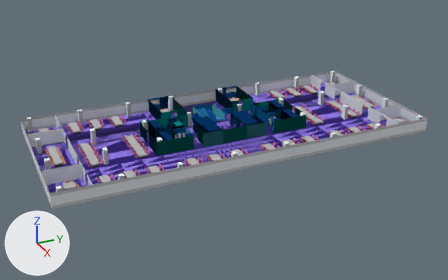
A saved change to the Blender file models/tablas2-P2Joint.blend.
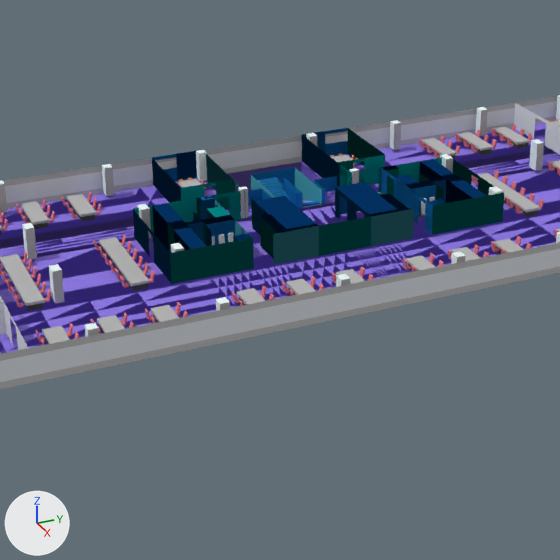
Each version appears first whole from a 50 mm lens placed at (8.62, -3.87, 4.11), pointed at (-0.03, 0.03, -0.22), and next in a close-up on the part from 18% to 74% of the width and 10% to 100% of the height. The lights are fixed; the arrows at lower left show +X, +Y and +Z.

The first close-up shows 'Planta2'.
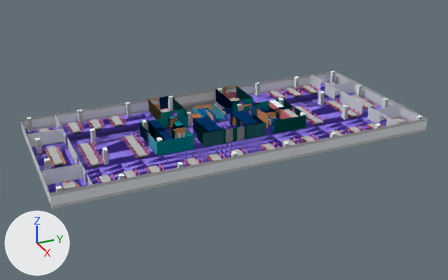
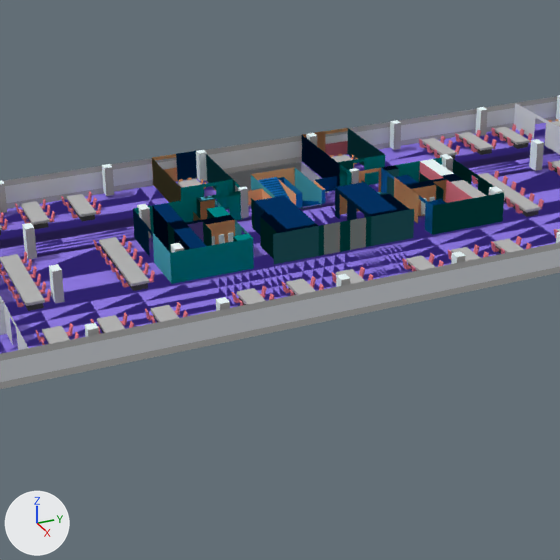
Where the change shows, as pixel boxes [x1, y1, x2, y2] in the close-ups (560 x 560 px):
part 1 of me_cube_069, cut back: before [419, 159, 487, 203]; after [420, 159, 487, 198]
part 2 of me_cube_069, cut back: before [204, 179, 246, 220]; after [229, 191, 244, 220]
part 3 of me_cube_069, deleted: before [153, 232, 254, 284]
part 4 of me_cube_069, recoloured: [324, 217, 366, 255] in both
part 5 of me_cube_069, recoloured: [351, 168, 381, 192] in both
part 6 of me_cube_069, recoloured: after [419, 162, 472, 203]
part 7 of me_cube_069, recoloured: [347, 128, 399, 197] in both
part 8 of me_cube_069, recoloured (cyan): after [153, 232, 248, 283]
part 9 of me_cube_069, recoloured: [187, 222, 204, 242] in both
part 10 of me_cube_069, recoloured: [152, 128, 446, 245] in both
part 11 of me_cube_069, recoloured: [325, 141, 348, 156] in both
part 12 of me_cube_069, recoloured: [278, 135, 340, 204] in both
part 13 of me_cube_069, recoloured: [259, 177, 291, 201] in both
part 14 of me_cube_069, recoloured: [197, 196, 214, 202] in both
part 15 of me_cube_069, recoloured: [411, 185, 436, 216] in both
part 16 of me_cube_069, recoloured: [260, 178, 290, 200] in both

Diff of the bpy script that builds the scene:
```diff
--- a/models/tablas2-P2Joint.blend.py
+++ b/models/tablas2-P2Joint.blend.py
@@ me_cube_069 @@
 # used by ob_planta2; location = (0.118, 0.006, 0.026); scale = (0.042, 0.042, 0.162)
 # verts and faces of me_cube_069; kept vertices keep their numbers, new ones are numbered from 6679
-me_cube_069.from_pydata(...)  # 6679 vertices, 5369 faces; spans x -35.2..29.6, y -72.5..73.2, z -5.1..1.1
+me_cube_069.from_pydata(...)  # 6660 vertices, 5328 faces; spans x -35.2..29.6, y -72.5..73.2, z -5.1..1.1
+# me_cube_069 part 1
+delete_vertices([5799, 5802, 5809, 5810])  # with the faces that use them
+faces += [(5468, 5855, 5860, 5861)]  # mat_grey_001 (grey #b5b5b5)
+faces += [(5466, 5862, 5858, 5853)]  # mat_aquawhite (white #eaf9fa)
+# me_cube_069 part 2
+# 16 vertices are removed from x -17.7..-11.6, y -13.8..-10.5, z -0.4..1.1
+# 27 faces are deleted
+# 5 vertices are added at (-12.0, -10.8, 0.9), (-12.0, -10.8, 1.1), (-12.0, -10.8, -0.4), (-12.4, -10.6, 1.1), (-12.4, -10.6, -0.4)
+# 2 new faces join them, mat_aqua2 (cyan #028484)
+# 1 new face joins them, mat_blue4 (blue #1973b8)
+# me_cube_069 part 3
+delete_vertices([5970, 5971, 5974, 5975])  # with the faces that use them
+# me_cube_069 part 4: 2 faces spanning x 8.0, y -4.0..3.9, z -0.4..1.1 switch from mat_aqua2 (cyan #028484) to mat_aquawhite (white #eaf9fa)
+# me_cube_069 part 5: 3 faces spanning x -12.0, y 10.5..16.8, z -0.4..1.1 switch from mat_aqua2 (cyan #028484) to mat_orangelight (beige #fab27f)
+# me_cube_069 part 6: 1 face spanning x -12.0..8.1, y 24.8, z -0.4..1.1 switches from mat_aqua2 (cyan #028484) to mat_redlight (pink #e77d8e)
+# me_cube_069 part 7: 2 faces spanning x -34.4..-10.1, y 16.8..20.4, z -0.4..1.1 switch from mat_aqua2 (cyan #028484) to mat_aqua1 (cyan #49a5b6)
+# me_cube_069 part 8: 2 faces spanning x -1.0..8.1, y -31.2..-16.8, z -0.4..1.1 switch from mat_aqua2 (cyan #028484) to mat_aqua1 (cyan #49a5b6)
+# me_cube_069 part 9: 1 face spanning x -1.7, y -24.9..-22.1, z -0.4..1.1 switches from mat_blue3 (blue #1464a5) to mat_purple2 (its picture is missing)
+# me_cube_069 part 10: 21 faces spanning x -34.5..2.8, y -27.6..27.6, z -4.6..1.1 switch from mat_blue3 (blue #1464a5) to mat_orangelight (beige #fab27f)
+# me_cube_069 part 11: 1 face spanning x -34.5..-34.4, y 15.6..20.4, z -0.4..0.4 switches from mat_blue3 (blue #1464a5) to mat_redlight (pink #e77d8e)
+# me_cube_069 part 12: 5 faces spanning x -34.5..-14.1, y -0.2..10.4, z -0.5..1.1 switch from mat_blue3 (blue #1464a5) to mat_blue1 (blue #004481)
+# me_cube_069 part 13: 13 faces spanning x -21.8..-13.4, y -4.0..-0.3, z -0.3..0.4 switch from mat_blue3 (blue #1464a5) to mat_blue4 (blue #1973b8)
+# me_cube_069 part 14: 1 face spanning x -12.0..-10.1, y -19.6..-16.8, z 1.1 switches from mat_blue3 (blue #1464a5) to mat_aqua1 (cyan #49a5b6)
+# me_cube_069 part 15: 1 face spanning x -0.3, y 16.8..22.0, z -0.4..1.1 switches from mat_blue4 (blue #1973b8) to mat_orangelight (beige #fab27f)
+# me_cube_069 part 16: 13 faces spanning x -21.1..-12.8, y -4.0..-0.3, z -0.4..0.4 switch from mat_aqua1 (cyan #49a5b6) to mat_blue1 (blue #004481)
 me_cube_069.materials.append(mat_grey)
+me_cube_069.materials.append(mat_purple2)
 me_cube_069.materials.append(mat_purple2)
@@ me_cube_069 @@
 me_cube_069.materials.append(mat_redlight)
+me_cube_069.materials.append(mat_redlight)
 me_cube_069.materials.append(mat_black)
```
